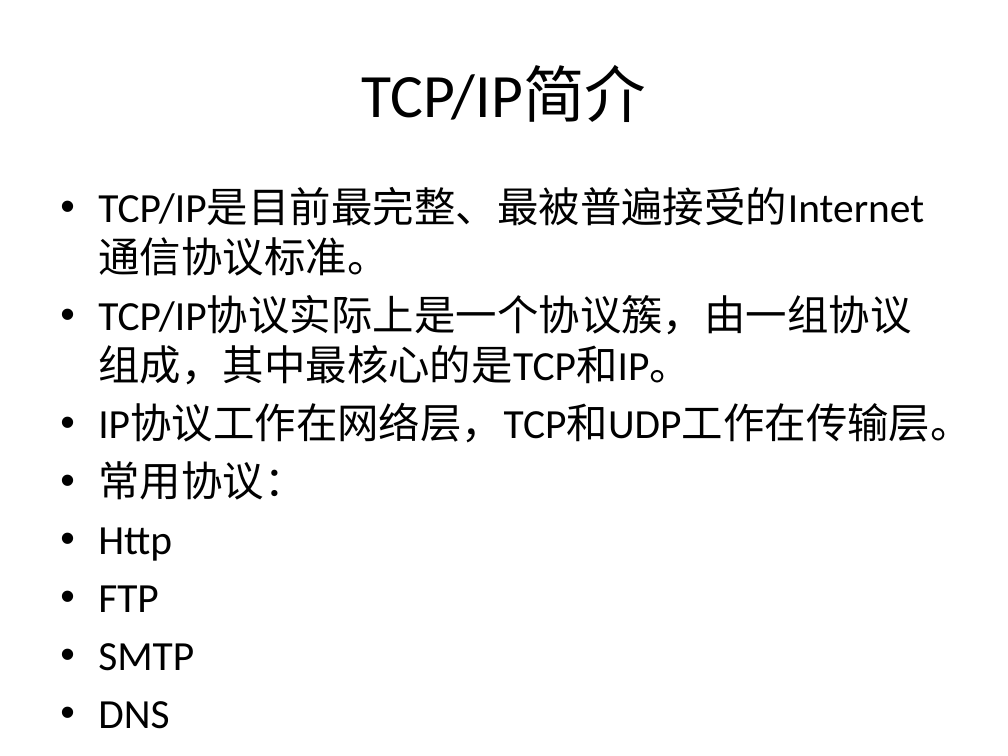
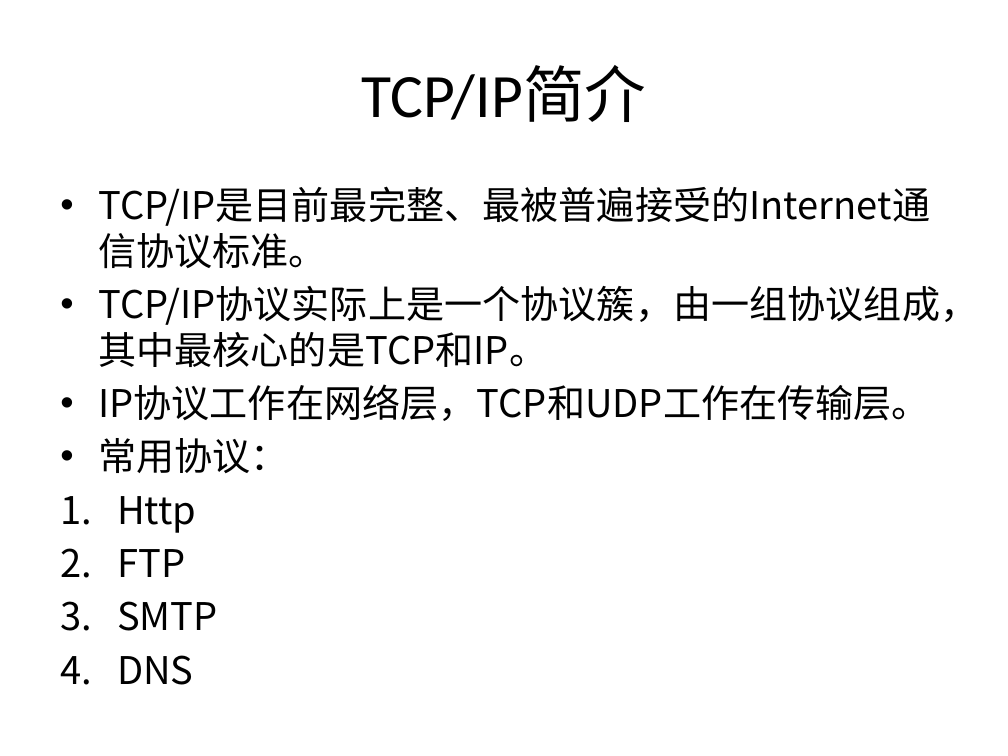
Before and after one commit to sans123wx/class, a slide deck: slide 26 of 第六章 计算机网络.pptx (slide 25 before the commit). Drawn at 1008x756 pixels with LibreOffice and Linux fonts; fonts in the diff are those of the drawing. Boxes give left, top, right and bottom in pixels: in the first picture for what was removed or moved away, otherwise in the second. Text is boxed around its words. In the diff, an @@ line names an element or a change of style, - is before the commit and + after.

```diff
--- a/第六章 计算机网络.pptx
+++ b/第六章 计算机网络.pptx
@@ text "TCP/IP是目前最完整、最被普遍接受的Internet通信协议标准。" at [98, 186, 978, 685]: size 29.6 to 27.2 pt, font Calibri to Noto Sans CJK JP; bullet • to 1. @@
```
Also in this commit, not shown: 14 other slides changed, 11 slides added, 1 other file.
